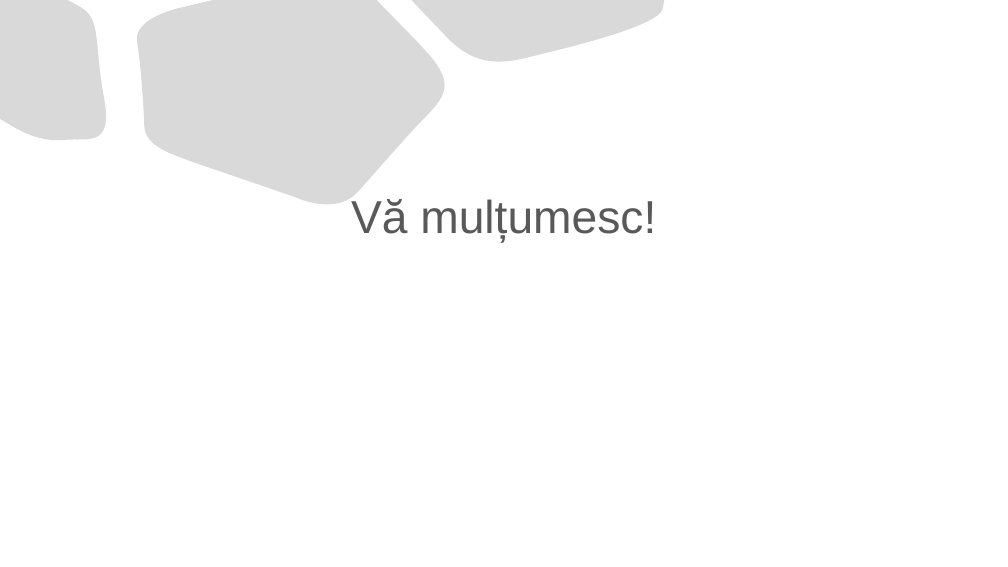
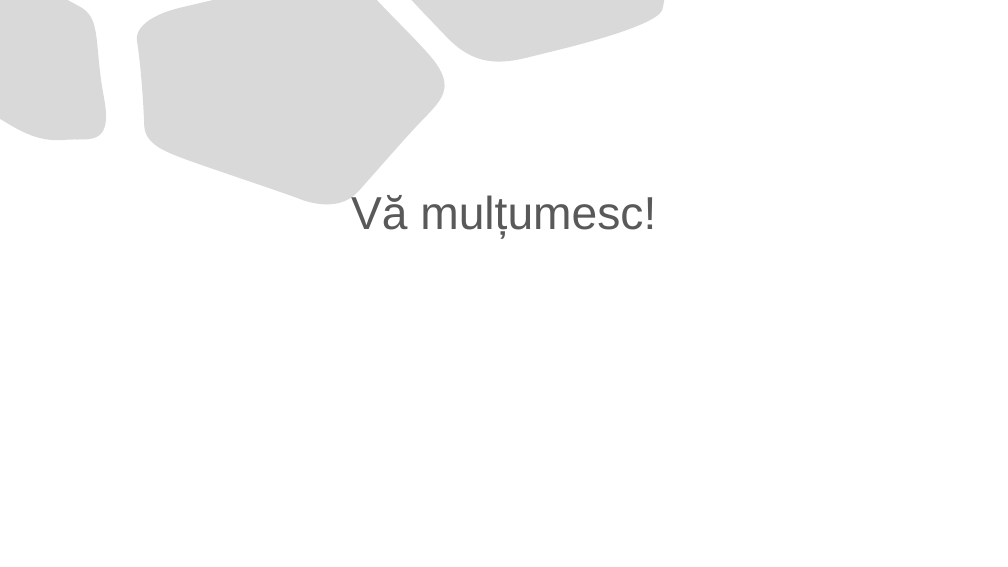
Before and after one commit to TheodorPredescu/Intrusion-Detection-and-Prevention-System, a slide deck: slide 8 of document/prezentare_scss.pptx. Drawn at 1008x567 pixels with LibreOffice and Linux fonts; fonts in the diff are those of the drawing. Boxes give left, top, right and bottom in pixels: in the first picture for what was removed or moved away, otherwise in the second. Text is boxed around its words. In the diff, an @@ line names an element or a change of style, - is before the commit and + after.

```diff
--- a/document/prezentare_scss.pptx
+++ b/document/prezentare_scss.pptx
@@ title "Vă mulțumesc!": place and size @@
-title "Vă mulțumesc!" at [351, 199, 656, 242]
+title "Vă mulțumesc!" at [351, 195, 656, 238]
```
Also in this commit, not shown: 6 other slides changed, 1 slide added, 1 slide removed, 16 other files.
